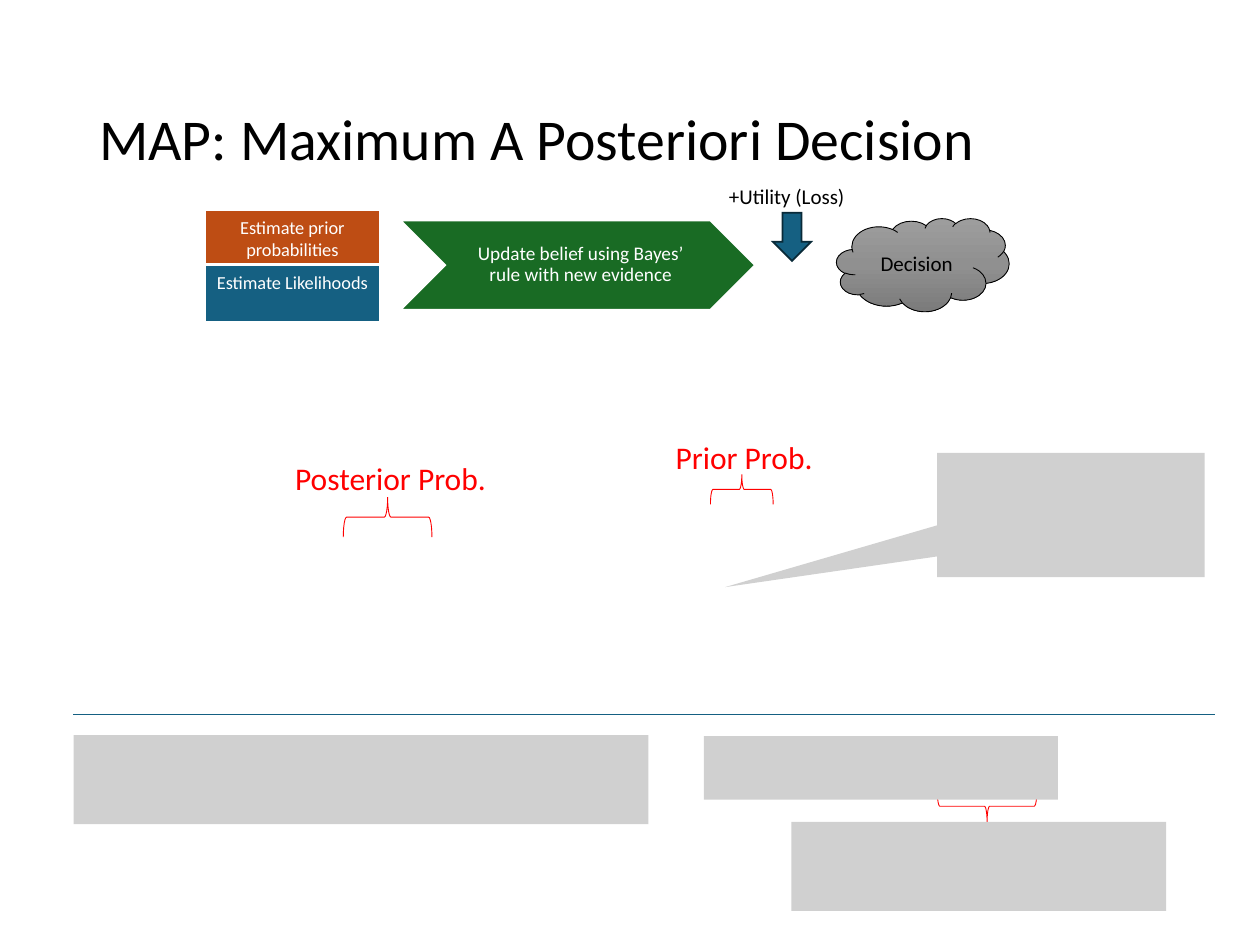
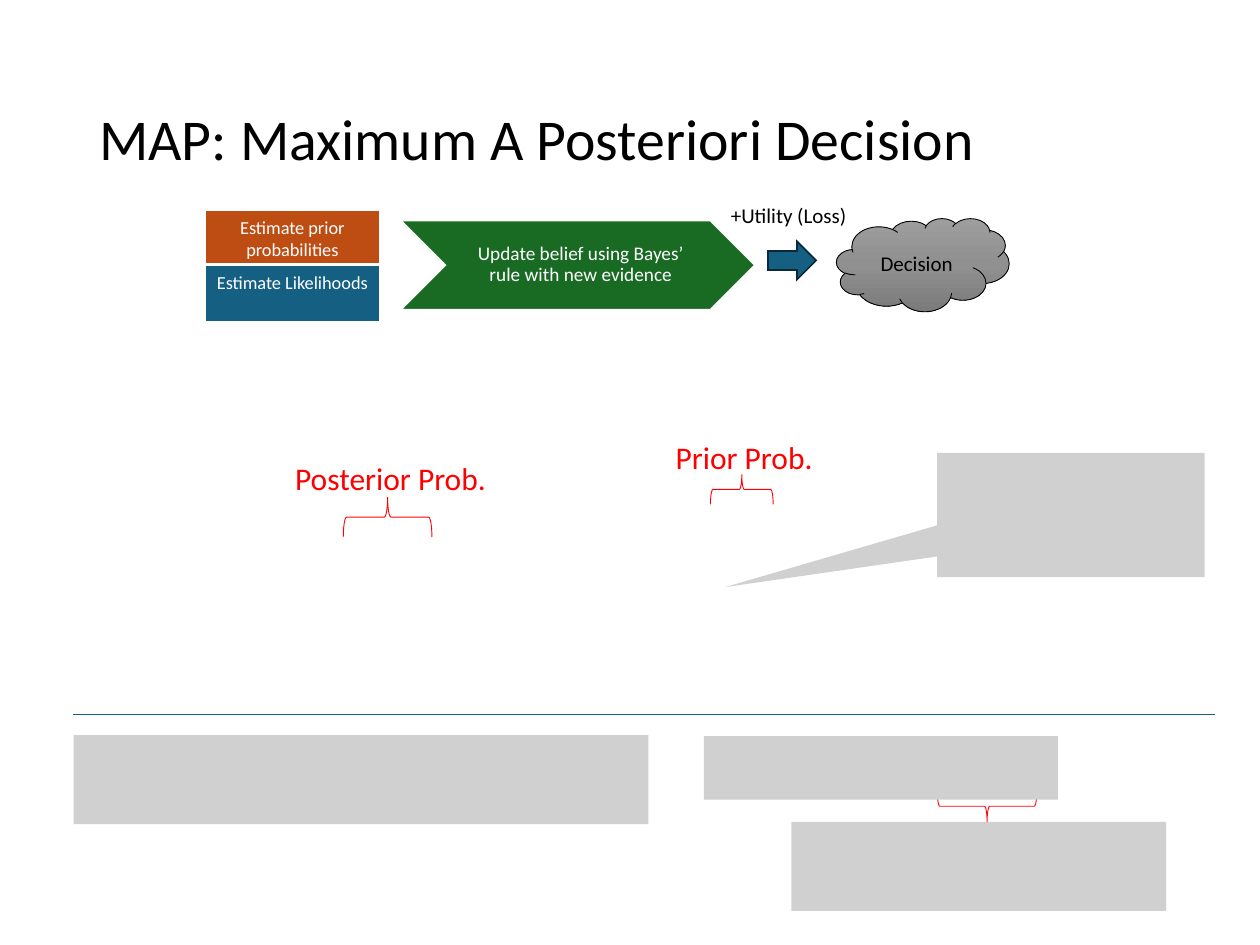
Before and after one commit to mhahsler/CS7320-AI, a slide deck: slide 26 of slides/12_uncertainty.pptx. Drawn at 1260x945 pixels with LibreOffice and Linux fonts; fonts in the diff are those of the drawing; grey boxes stand for pictures. Boxes give left, top, right and bottom in pixels: in the first picture for what was removed or moved away, otherwise in the second. Text is boxed around its words. In the diff, an @@ line names an element or a change of style, - is before the commit and + after.

Commit message:
added utility results for airport problem.

```diff
--- a/slides/12_uncertainty.pptx
+++ b/slides/12_uncertainty.pptx
@@ text "+Utility (Loss)": place and size @@
-text "+Utility (Loss)" at bbox=[729, 189, 844, 208]
+text "+Utility (Loss)" at bbox=[731, 208, 846, 227]
@@ down arrow at bbox=[769, 242, 816, 280]: rotation 0 to 270 degrees @@
```
Also in this commit, not shown: 5 other slides changed, 1 other file.
